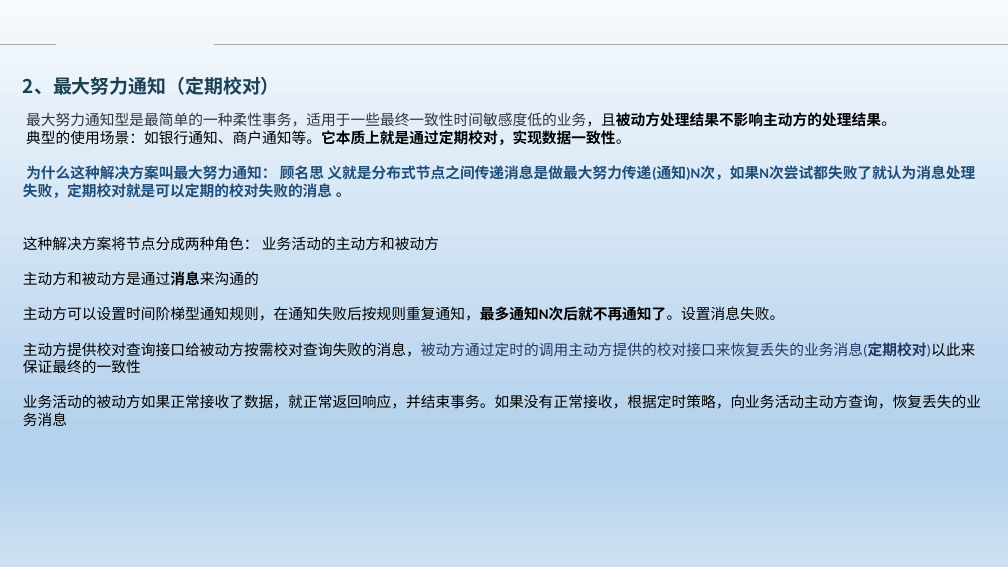
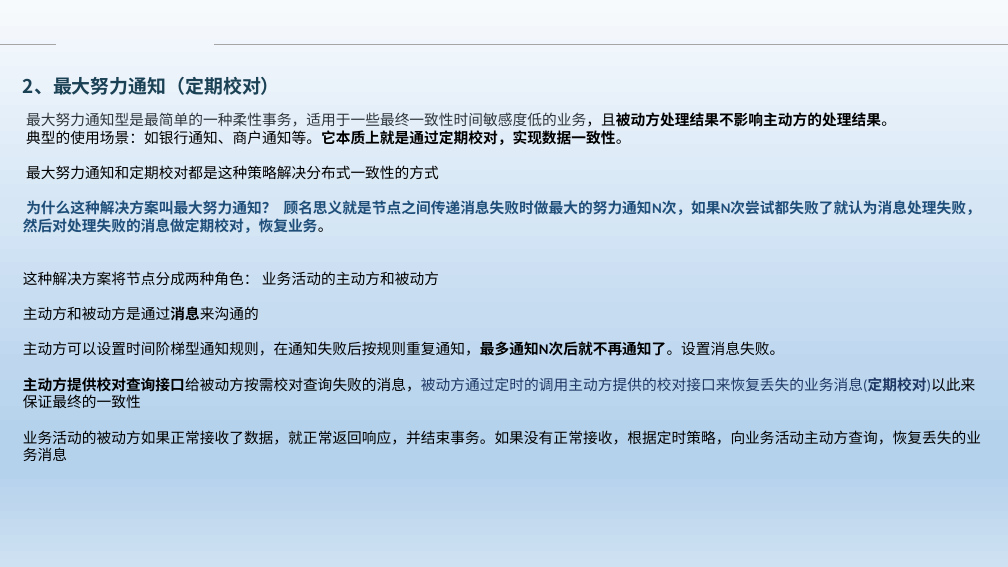
Before and after one commit to Heffie199/zhao_Note, a slide deck: slide 10 of 分布式事务的解决方案 .pptx. Drawn at 1008x567 pixels with LibreOffice and Linux fonts; fonts in the diff are those of the drawing; background and template pictures are left out. Boxes give left, top, right and bottom in pixels: in the first picture for what was removed or moved away, otherwise in the second. Text is boxed around its words. In the diff, an @@ line names an element or a change of style, - is before the commit and + after.

```diff
--- a/分布式事务的解决方案 .pptx
+++ b/分布式事务的解决方案 .pptx
@@ text at box(23, 165, 981, 233): text changed @@
-为什么这种解决方案叫最大努力通知： 顾名思 义就是分布式节点之间传递消息是做最大努力传递(通知)N次，如果N次尝试都失败了就认为消息处理失败，定期校对就是可以定期的校对失败的消息 。
+最大努力通知和定期校对都是这种策略解决分布式一致性的方式
+为什么这种解决方案叫最大努力通知？ 顾名思义就是节点之间传递消息失败时做最大的努力通知N次，如果N次尝试都失败了就认为消息处理失败，然后对处理失败的消息做定期校对，恢复业务。
@@ text at box(23, 377, 975, 392): bold on in "主动方提供校对查询接口给被动方按需校对查询失败的消息，被动方通过定时的调用主动方提供的校对接口来恢复丢失的业务消息(定期 ..." @@
```
Also in this commit, not shown: 11 other slides changed, 2 other files.
